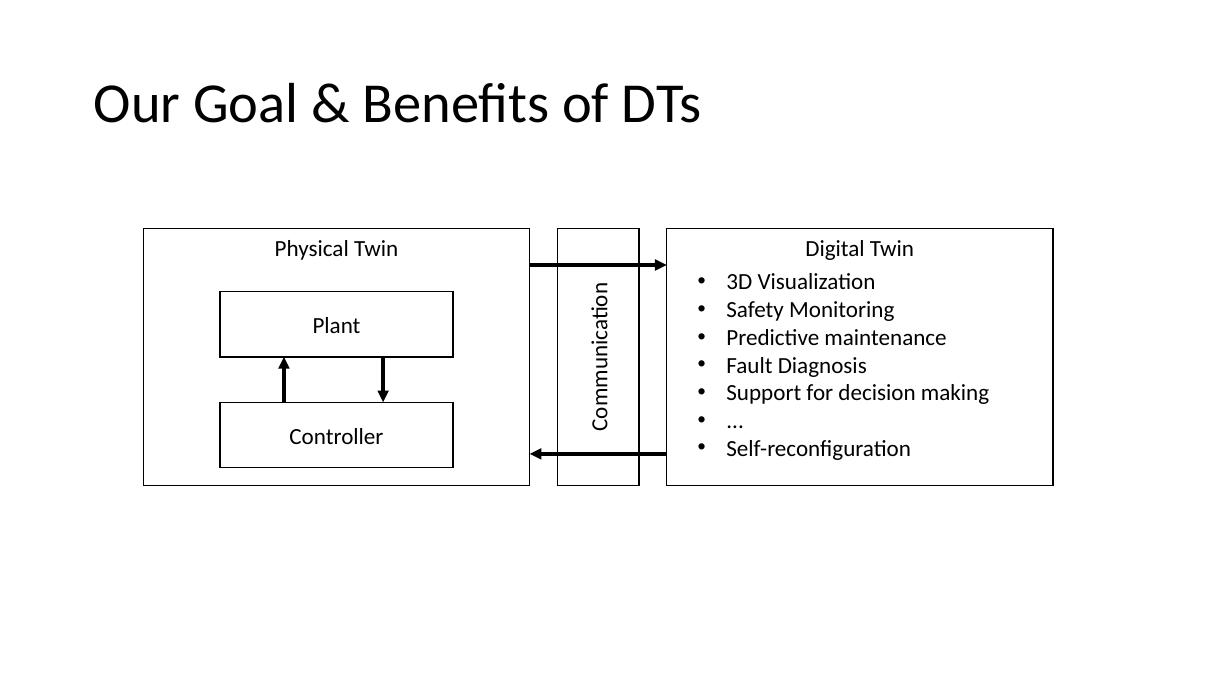
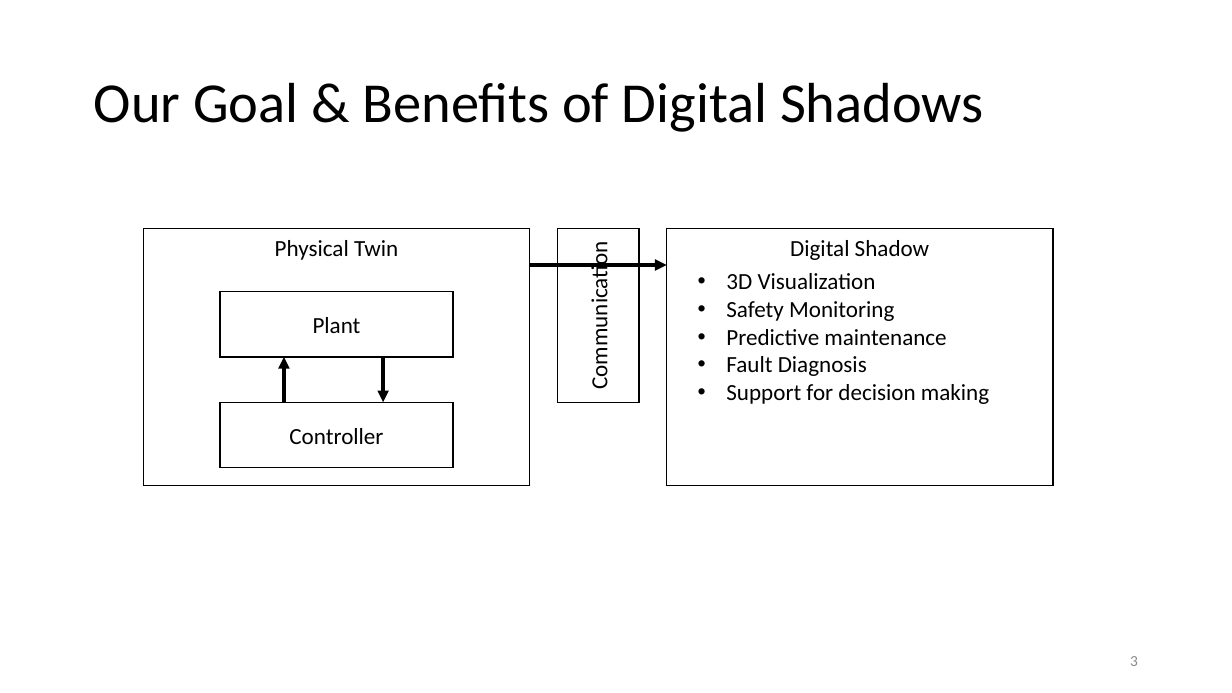
Before and after one commit to INTO-CPS-Association/example_digital-twin_incubator, a slide deck: slide 3 of notes/presentations/DigitLunch_17_December.pptx. Drawn at 1232x693 pixels with LibreOffice and Linux fonts; fonts in the diff are those of the drawing. Boxes give left, top, right and bottom in pixels: in the first picture for what was removed or moved away, otherwise in the second. Text is boxed around its words. In the diff, an @@ line names an element or a change of style, - is before the commit and + after.

```diff
--- a/notes/presentations/DigitLunch_17_December.pptx
+++ b/notes/presentations/DigitLunch_17_December.pptx
@@ title at box(94, 82, 984, 132): text changed @@
-Our Goal & Benefits of DTs
+Our Goal & Benefits of Digital Shadows
@@ rectangle "Communication": place and size @@
-rectangle "Communication" at box(557, 229, 639, 486)
+rectangle "Communication" at box(557, 229, 639, 403)
@@ text in rectangle at box(790, 240, 929, 260): text changed @@
-Digital Twin
+Digital Shadow
@@ text at box(726, 440, 911, 460): paragraphs removed @@
-• ...
-• Self-reconfiguration
@@ arrow removed from (666, 454) to (530, 454) @@
@@ page number added at box(1130, 656, 1138, 666), 12 pt, text #8C8C8C @@
+3
```
Also in this commit, not shown: 23 other slides changed, 3 slides added.
